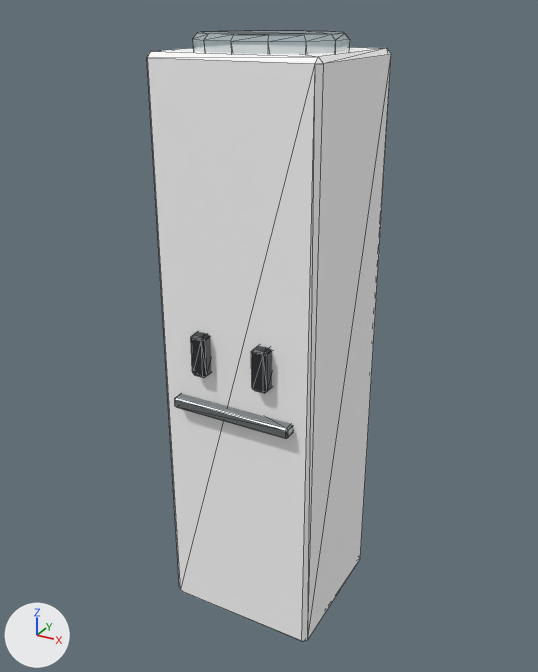
An edit to the glTF model assets/models/water-cooler.glb, drawn before and after from the same camera.
The view is the same before and after, from a camera (50 mm lens) standing at (0.708, -1.291, 1.34) and looking at (-0.01, 0.013, 0.687). Arrows for +X, +Y and +Z are at lower left; the lights stay in place. The picture after the commit comes second. Mesh edges are drawn as thin lines. Vertices at exactly the same position are counted once.

In view in the first picture: 'water-cooler.glass', 'water-cooler.graphite', 'water-cooler.metal', 'water-cooler.tint'.
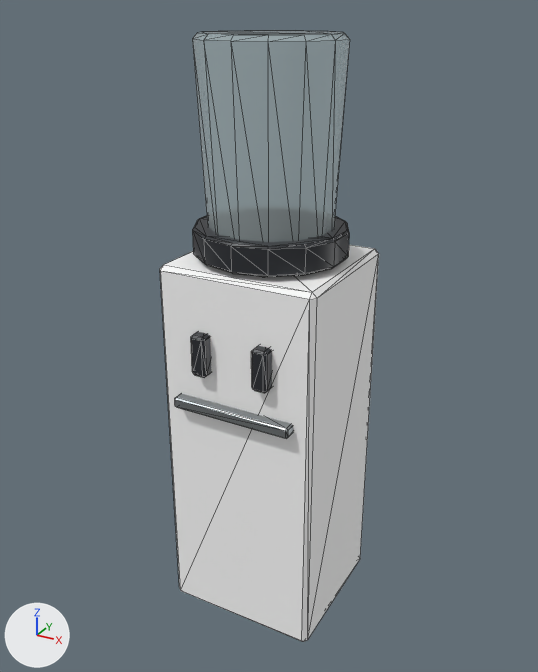
The edits, one by one:
me_water_cooler_tint is used by ob_water_cooler_tint; location (0.0, 0.0, 0.0).
me_water_cooler_tint had 24 vertices, 44 faces and spanned x -0.175..0.175, y -0.152..0.175, z 0.03..1.27.
me_water_cooler_tint now has 24 vertices, 44 faces and spans x -0.175..0.175, y -0.152..0.175, z 0.03..0.87.
me_water_cooler_tint part 1: all 12 vertices in x -0.175..0.175, y -0.152..0.175, z 1.26..1.27 are moved by (0.0, 0.0, -0.4).
me_water_cooler_graphite is used by ob_water_cooler_graphite; location (0.0, 0.0, 0.0).
me_water_cooler_graphite had 72 vertices, 132 faces and spanned x -0.15..0.15, y -0.175..0.146, z 0.0..0.745.
me_water_cooler_graphite now has 128 vertices, 240 faces and spans x -0.157..0.157, y -0.175..0.161, z 0.0..0.94.
me_water_cooler_graphite part 2: a new loose piece of 56 vertices spanning x -0.157..0.157, y -0.152..0.161, z 0.88..0.94, in mat_graphite (dark grey #2b2e33).
me_water_cooler_glass is used by ob_water_cooler_glass; location (0.0, 0.0, 0.0).
me_water_cooler_glass had 128 vertices, 248 faces and spanned x -0.143..0.143, y -0.138..0.147, z 0.81..1.3.
me_water_cooler_glass now has 56 vertices, 108 faces and spans x -0.143..0.143, y -0.138..0.147, z 0.86..1.3.
Part 3, on me_water_cooler_glass:
28 vertices in x -0.123..0.123, y -0.118..0.128, z 0.88..0.89 move by (0.0, 0.0, -0.02).
Other edits to the shape of me_water_cooler_glass do not show in these pictures.

Changed parts and their boxes [x1, y1, x2, y2] in the pictures (538 x 672 px; the box of a moved part takes in the faces that stretch with it):
'water-cooler.tint', reshaped (10% narrower, 33% shorter): before [147, 47, 391, 642]; after [160, 245, 379, 642]
'water-cooler.glass', reshaped: before [192, 30, 350, 54]; after [192, 30, 350, 277]
'water-cooler.graphite', reshaped: before [191, 332, 272, 393]; after [191, 216, 349, 393]
part 1 of me_water_cooler_tint, moved or reshaped: before [147, 47, 391, 634]; after [160, 245, 379, 634]
part 2 of me_water_cooler_graphite, added: after [192, 216, 349, 277]
part 3 of me_water_cooler_glass, moved or reshaped: before [192, 39, 350, 54]; after [192, 39, 350, 277]
